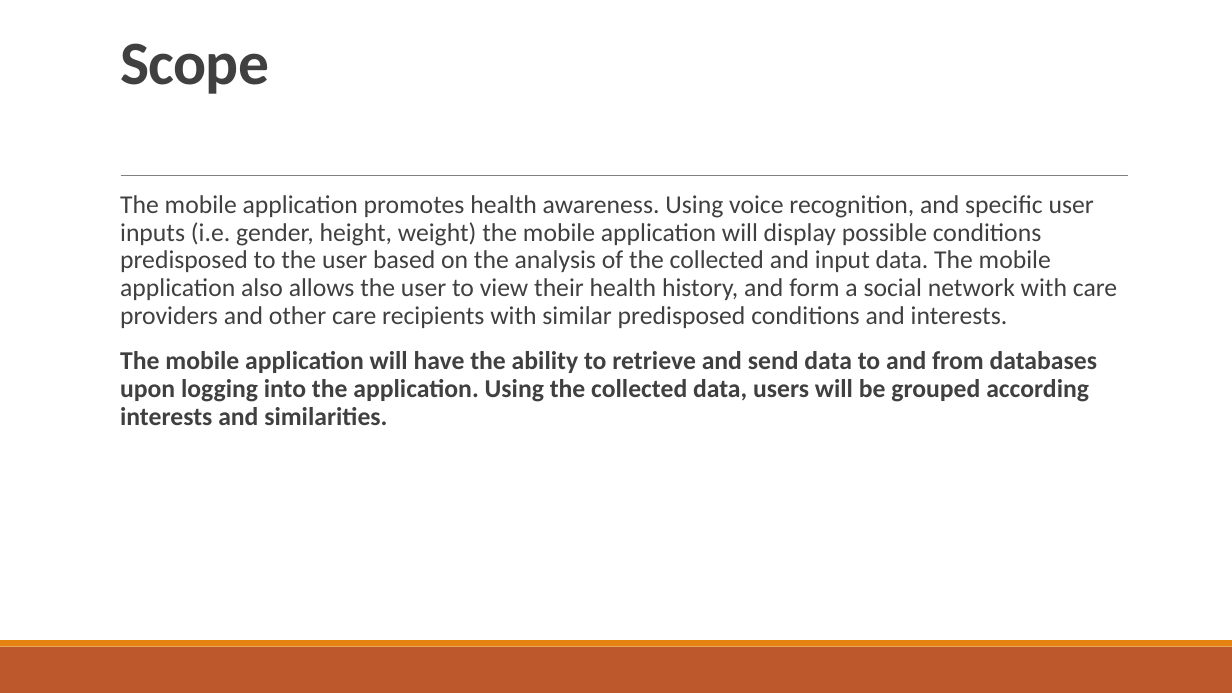
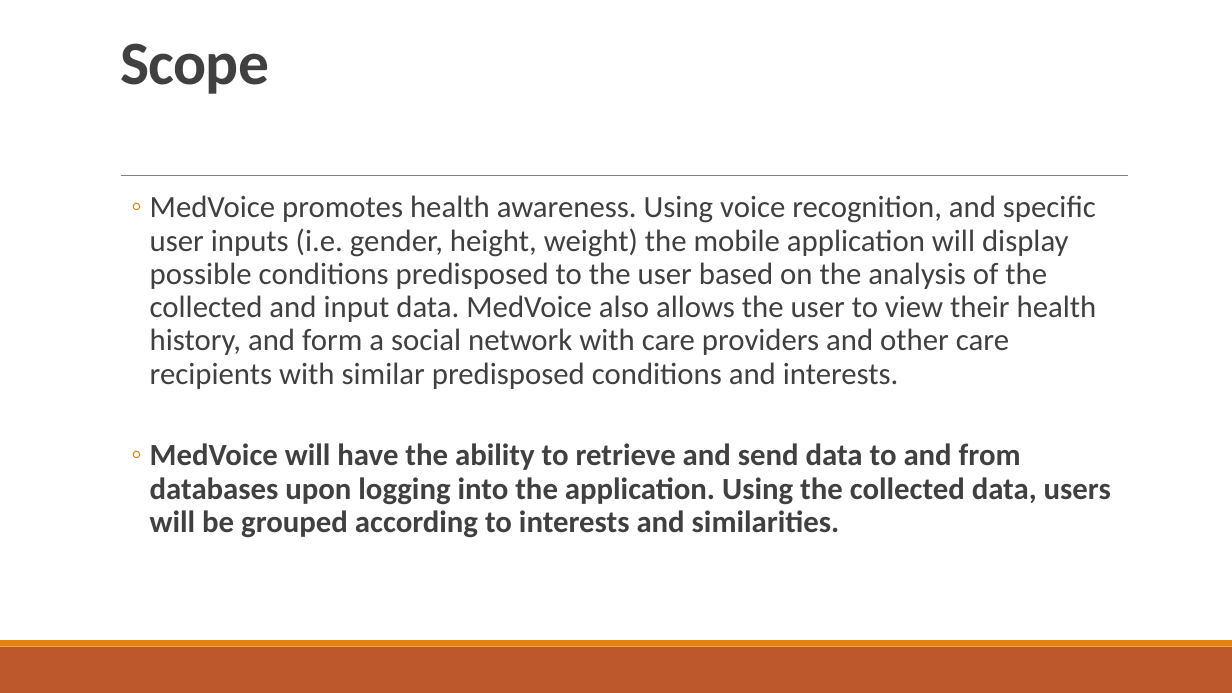
Before and after one commit to variable229/medvoice, a slide deck: slide 3 of Megan/MedVoiceSRS.pptx. Drawn at 1232x693 pixels with LibreOffice and Linux fonts; fonts in the diff are those of the drawing. Boxes give left, top, right and bottom in pixels: in the first picture for what was removed or moved away, otherwise in the second. Text is boxed around its words. In the diff, an @@ line names an element or a change of style, - is before the commit and + after.

Commit message:
Completed and edited SRS doc and ppt uploaded

```diff
--- a/Megan/MedVoiceSRS.pptx
+++ b/Megan/MedVoiceSRS.pptx
@@ text at <box>150,195,1111,537</box>: text changed; size 20 to 24 pt @@
-  The mobile application promotes health awareness. Using voice recognition, and specific user inputs (i.e. gender, height, weight) the mobile application will display possible conditions predisposed to the user based on the analysis of the collected and input data. The mobile application also allows the user to view their health history, and form a social network with care providers and other care recipients with similar predisposed conditions and interests.
-  The mobile application will have the ability to retrieve and send data to and from databases upon logging into the application. Using the collected data, users will be grouped according interests and similarities.
+  ◦ MedVoice promotes health awareness. Using voice recognition, and specific user inputs (i.e. gender, height, weight) the mobile application will display possible conditions predisposed to the user based on the analysis of the collected and input data. MedVoice also allows the user to view their health history, and form a social network with care providers and other care recipients with similar predisposed conditions and interests.
+  ◦ MedVoice will have the ability to retrieve and send data to and from databases upon logging into the application. Using the collected data, users will be grouped according to interests and similarities.
```
Also in this commit, not shown: 2 other slides changed, 1 other file.
